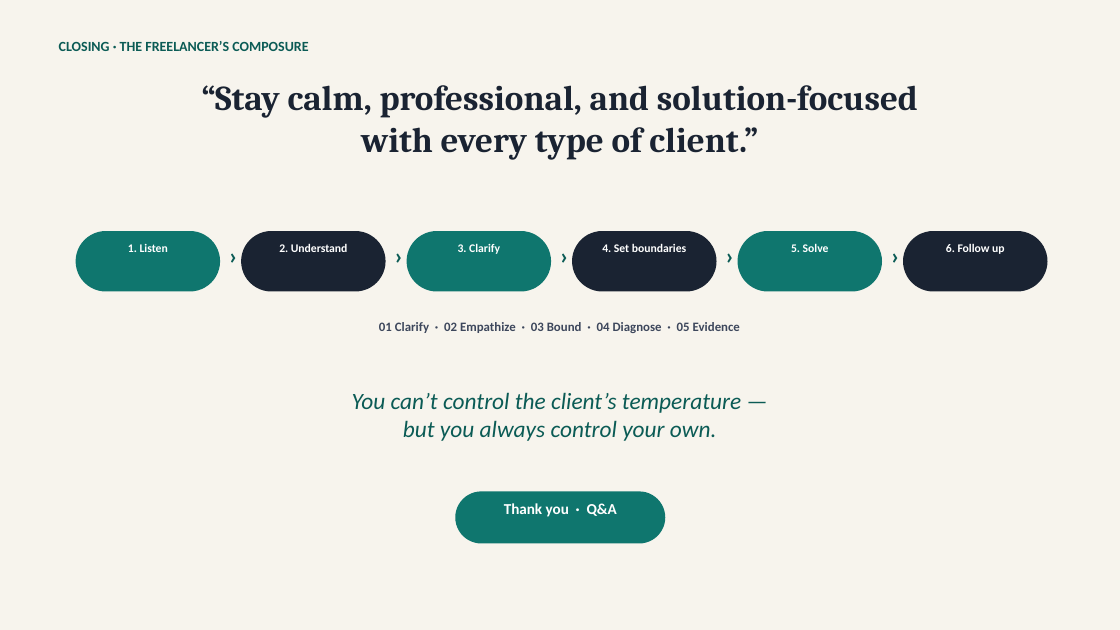
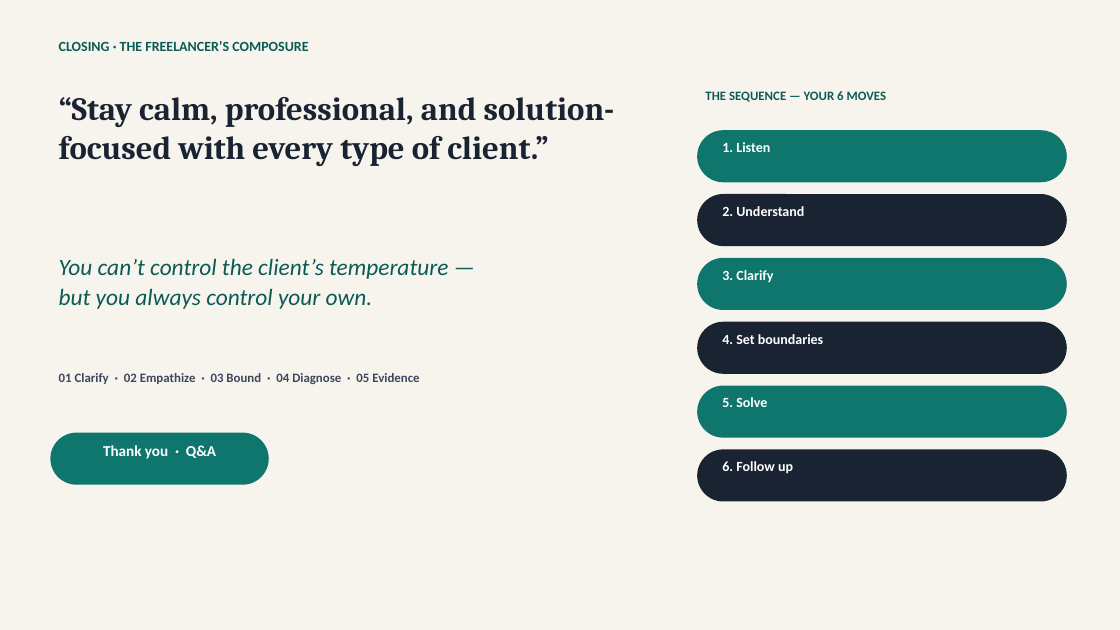
Before and after one commit to alaa-shehata6/test, a slide deck: slide 8 of Difficult_Clients_Behaviors_Final.pptx. Drawn at 1120x630 pixels with LibreOffice and Linux fonts; fonts in the diff are those of the drawing. Boxes give left, top, right and bottom in pixels: in the first picture for what was removed or moved away, otherwise in the second. Text is boxed around its words. In the diff, an @@ line names an element or a change of style, - is before the commit and + after.

```diff
--- a/Difficult_Clients_Behaviors_Final.pptx
+++ b/Difficult_Clients_Behaviors_Final.pptx
@@ text "“Stay calm, professional, and solution-focused ...": place and size @@
-text "“Stay calm, professional, and solution-focused ..." at bbox=[201, 85, 918, 160]
+text "“Stay calm, professional, and solution-focused ..." at bbox=[59, 97, 615, 166]
@@ text "“Stay calm, professional, and solution-focused ..." at bbox=[59, 97, 615, 166]: size 30 to 28 pt; alignment centre to left; vertical alignment middle to top @@
@@ text added at bbox=[705, 91, 887, 102], 11 pt, text #0B5B55, bold @@
+THE SEQUENCE — YOUR 6 MOVES
@@ text "1. Listen": place and size @@
-text "1. Listen" at bbox=[128, 244, 168, 252]
+text "1. Listen" at bbox=[722, 142, 770, 152]
@@ rounded rectangle added at bbox=[697, 130, 1067, 182], fill #0F766E @@
@@ text "2. Understand": place and size @@
-text "2. Understand" at bbox=[279, 243, 348, 252]
+text "2. Understand" at bbox=[722, 206, 804, 216]
@@ rounded rectangle added at bbox=[697, 194, 1067, 246], fill #1A2332 @@
@@ rounded rectangle removed at bbox=[76, 231, 220, 292] @@
@@ text removed at bbox=[221, 237, 241, 286] @@
-›
@@ rounded rectangle removed at bbox=[241, 231, 386, 292] @@
@@ text removed at bbox=[386, 237, 407, 286] @@
-›
@@ rounded rectangle removed at bbox=[407, 231, 551, 292] @@
@@ text removed at bbox=[552, 237, 572, 286] @@
-›
@@ rounded rectangle removed at bbox=[572, 231, 717, 292] @@
@@ text removed at bbox=[718, 237, 738, 286] @@
-›
@@ text removed at bbox=[883, 237, 903, 286] @@
-›
@@ text at bbox=[59, 258, 448, 309]: text changed @@
-You can’t control the client’s temperature —
-but you always control your own.
+You can’t control the client’s temperature —
+but you always control your own.
@@ text "3. Clarify": place and size @@
-text "3. Clarify" at bbox=[458, 243, 500, 254]
+text "3. Clarify" at bbox=[722, 270, 773, 283]
@@ rounded rectangle: place and size @@
-rounded rectangle at bbox=[738, 231, 882, 292]
+rounded rectangle at bbox=[697, 258, 1067, 310]
@@ text "4. Set boundaries": place and size @@
-text "4. Set boundaries" at bbox=[602, 243, 686, 252]
+text "4. Set boundaries" at bbox=[722, 334, 823, 344]
@@ rounded rectangle added at bbox=[697, 322, 1067, 374], fill #1A2332 @@
@@ text "01 Clarify · 02 Empathize ...": place and size @@
-text "01 Clarify · 02 Empathize ..." at bbox=[379, 322, 740, 333]
+text "01 Clarify · 02 Empathize ..." at bbox=[59, 373, 419, 384]
@@ text "01 Clarify · 02 Empathize ..." at bbox=[59, 373, 419, 384]: alignment centre to left @@
@@ rounded rectangle added at bbox=[697, 386, 1067, 438], fill #0F766E @@
@@ size 10 to 12 pt; alignment centre to left in 6 elements at bbox=[722, 461, 793, 474], bbox=[722, 142, 770, 152], bbox=[722, 206, 804, 216], bbox=[722, 270, 773, 283], bbox=[722, 334, 823, 344], bbox=[722, 397, 767, 407] @@
@@ text "5. Solve": place and size @@
-text "5. Solve" at bbox=[791, 243, 829, 252]
+text "5. Solve" at bbox=[722, 397, 767, 407]
@@ text "Thank you · Q&A": place and size @@
-text "Thank you · Q&A" at bbox=[504, 503, 617, 517]
+text "Thank you · Q&A" at bbox=[103, 445, 216, 459]
@@ rounded rectangle: place and size @@
-rounded rectangle at bbox=[455, 492, 665, 544]
+rounded rectangle at bbox=[50, 433, 269, 485]
@@ text "6. Follow up": place and size @@
-text "6. Follow up" at bbox=[946, 244, 1004, 254]
+text "6. Follow up" at bbox=[722, 461, 793, 474]
@@ rounded rectangle: place and size @@
-rounded rectangle at bbox=[903, 231, 1048, 292]
+rounded rectangle at bbox=[697, 450, 1067, 502]
```
Also in this commit, not shown: 1 other slide changed.
